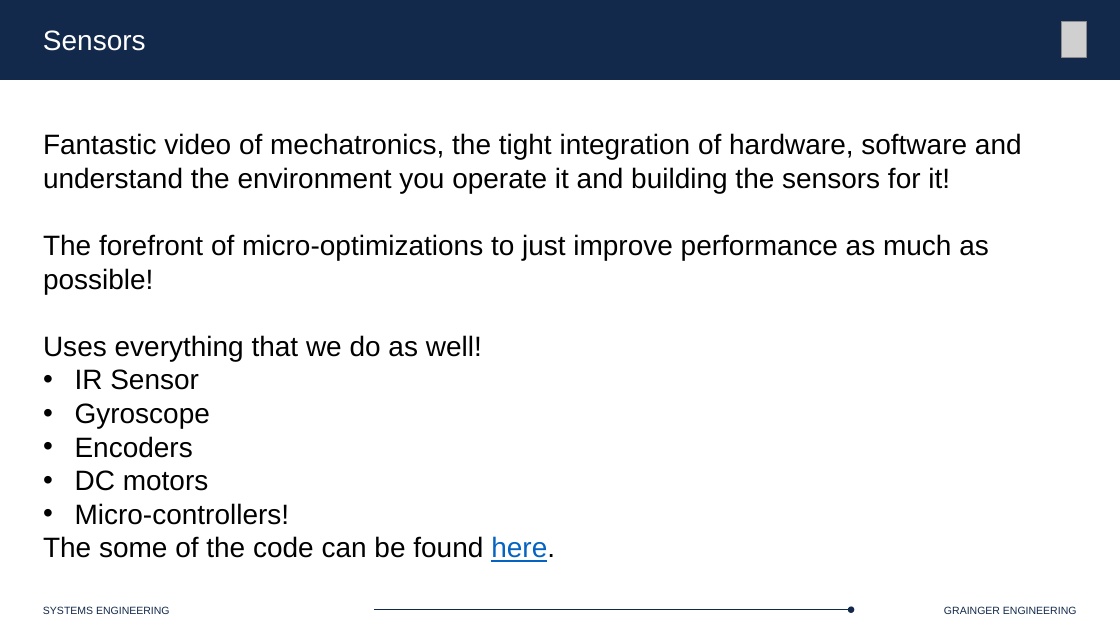
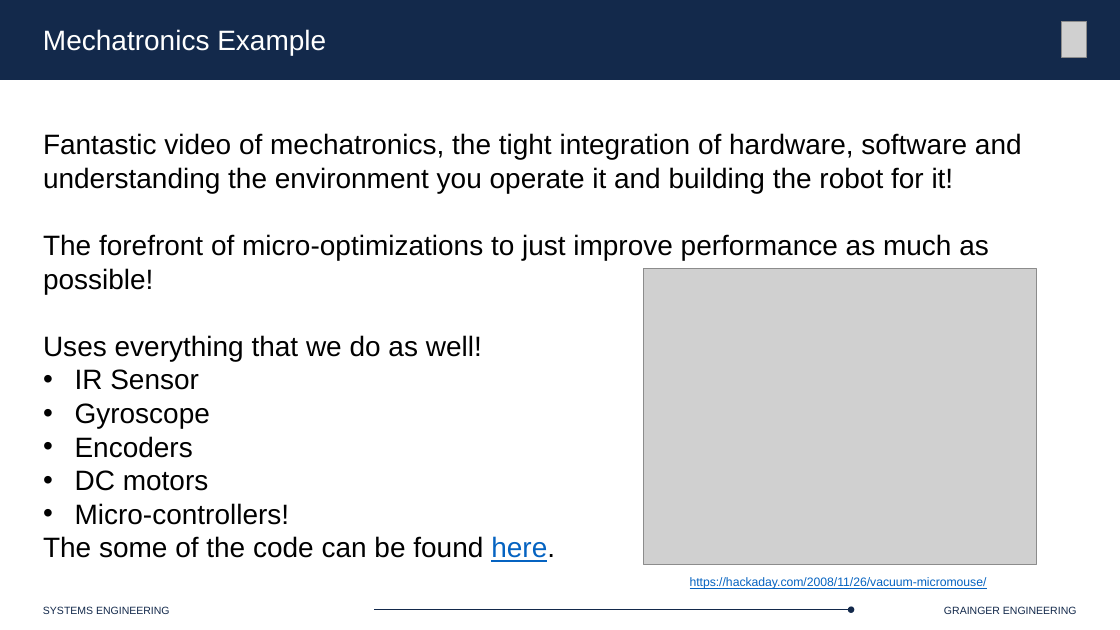
Before and after one commit to Marius-Juston/SE-423---Class-Material, a slide deck: slide 42 of Lectures/Slides/L14.pptx (slide 31 before the commit). Drawn at 1120x630 pixels with LibreOffice and Linux fonts; fonts in the diff are those of the drawing; grey boxes stand for pictures. Boxes give left, top, right and bottom in pixels: in the first picture for what was removed or moved away, otherwise in the second. Text is boxed around its words. In the diff, an @@ line names an element or a change of style, - is before the commit and + after.

Commit message:
finished lecture 14

```diff
--- a/Lectures/Slides/L14.pptx
+++ b/Lectures/Slides/L14.pptx
@@ text at (43, 29, 326, 56): text changed @@
-Sensors
+Mechatronics Example
@@ text at (43, 133, 1022, 193): text changed @@
-Fantastic video of mechatronics, the tight integration of hardware, software and understand the environment you operate it and building the sensors for it!
+Fantastic video of mechatronics, the tight integration of hardware, software and understanding the environment you operate it and building the robot for it!
@@ picture added at (644, 269, 1038, 565) @@
@@ text added at (690, 577, 987, 589), 10.5 pt, text #0563C1, underline @@
+https://hackaday.com/2008/11/26/vacuum-micromouse/
```
Also in this commit, not shown: 2 other slides changed, 12 slides added, 1 other file.
